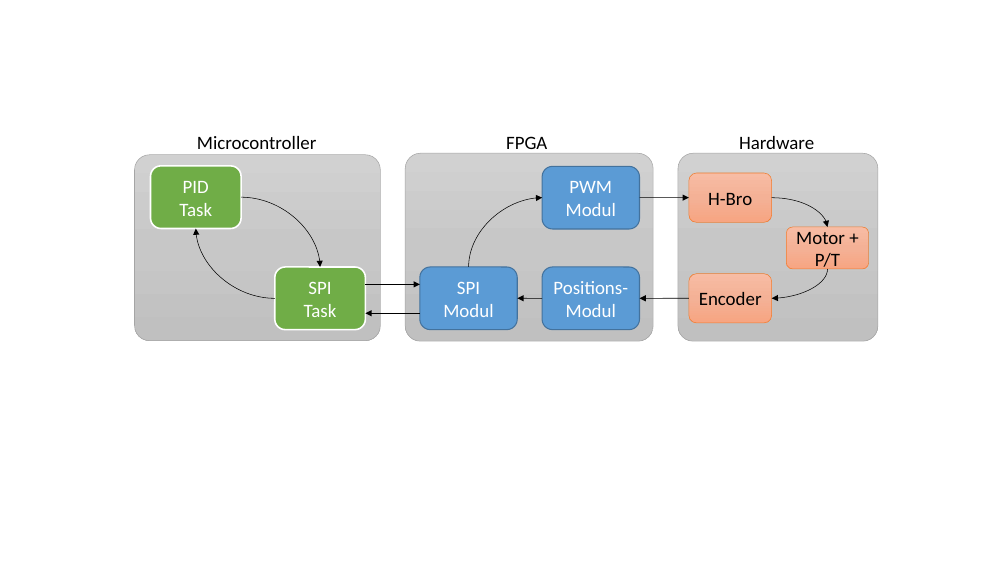
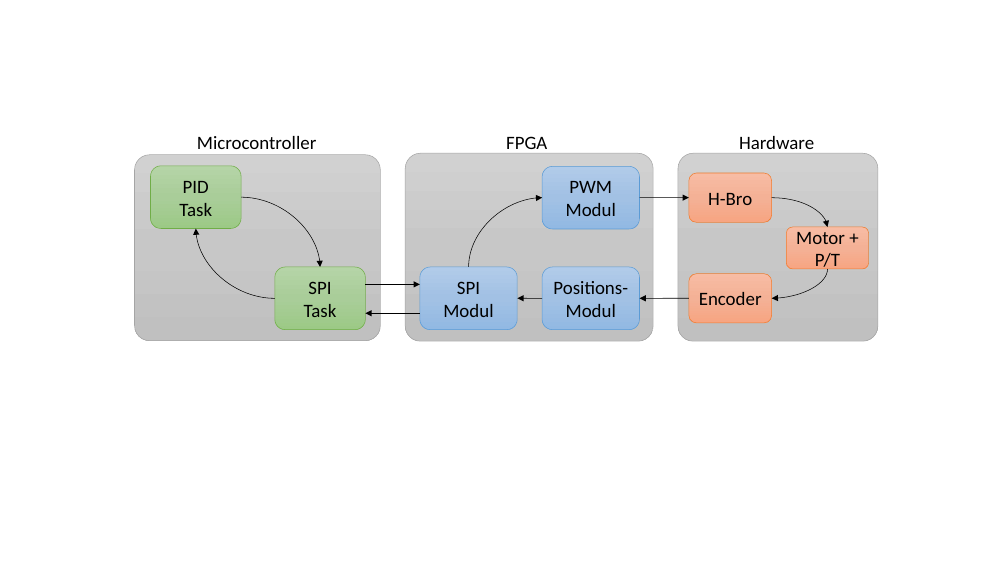
Before and after one commit to ninkaninus/4.SemesterProject, a slide deck: slide 2 of Documents/Rapport/Figurer/Figurer.pptx. Drawn at 1008x567 pixels with LibreOffice and Linux fonts; fonts in the diff are those of the drawing. Boxes give left, top, right and bottom in pixels: in the first picture for what was removed or moved away, otherwise in the second. Text is boxed around its words. In the diff, an @@ line names an element or a change of style, - is before the commit and + after.

```diff
--- a/Documents/Rapport/Figurer/Figurer.pptx
+++ b/Documents/Rapport/Figurer/Figurer.pptx
@@ rounded rectangle "PID" at box(150, 166, 241, 228): text colour #FFFFFF to #000000; fill #70AD47 to gradient #B5D5A7 to #AACE9A to #9CC987; outline #FFFFFF 1.5 pt to #70AD47 0.5 pt @@
@@ rounded rectangle "SPI" at box(275, 267, 366, 330): text colour #FFFFFF to #000000; fill #70AD47 to gradient #B5D5A7 to #AACE9A to #9CC987; outline #FFFFFF 1.5 pt to #70AD47 0.5 pt @@
@@ text colour #FFFFFF to #000000; fill #5B9BD5 to gradient #B1CBE9 to #A3C1E5 to #93B9E4; outline #43739E 1 pt to #5B9BD5 0.5 pt in 3 elements at box(542, 166, 640, 229), box(542, 267, 640, 330), box(420, 267, 517, 330) @@
```
Also in this commit, not shown: 1 slide added, 5 other files.
